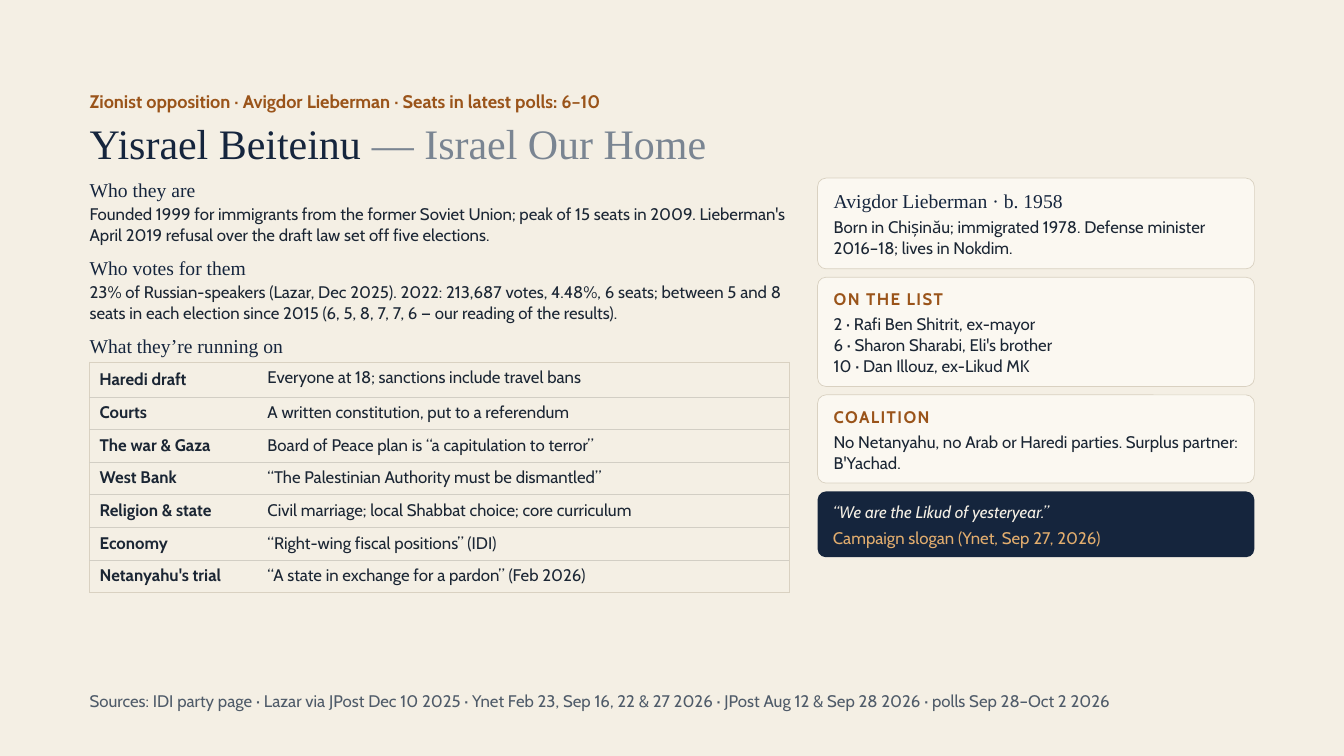
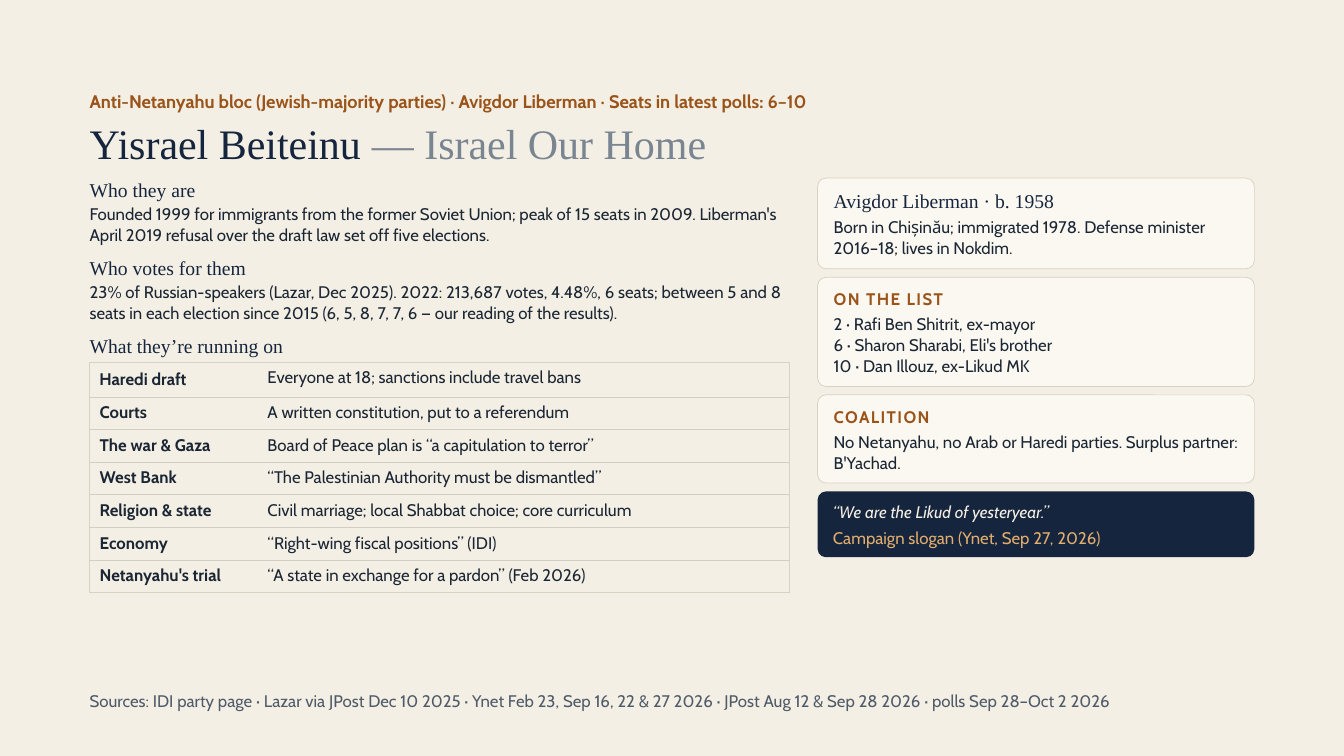
Before and after one commit to RavBogard/israelielection, a slide deck: slide 24 of public/teach/session-1-deck.pptx. Drawn at 1344x756 pixels with LibreOffice and Linux fonts; fonts in the diff are those of the drawing. Boxes give left, top, right and bottom in pixels: in the first picture for what was removed or moved away, otherwise in the second. Text is boxed around its words. In the diff, an @@ line names an element or a change of style, - is before the commit and + after.

```diff
--- a/public/teach/session-1-deck.pptx
+++ b/public/teach/session-1-deck.pptx
@@ text at box(90, 94, 807, 113): text changed @@
-Zionist opposition · Avigdor Lieberman · Seats in latest polls: 6–10
+Anti-Netanyahu bloc (Jewish-majority parties) · Avigdor Liberman · Seats in latest polls: 6–10
@@ text at box(90, 207, 777, 245): text changed @@
-Founded 1999 for immigrants from the former Soviet Union; peak of 15 seats in 2009. Lieberman's April 2019 refusal over the draft law set off five elections.
+Founded 1999 for immigrants from the former Soviet Union; peak of 15 seats in 2009. Liberman's April 2019 refusal over the draft law set off five elections.
@@ text at box(834, 194, 1054, 213): text changed @@
-Avigdor Lieberman · b. 1958
+Avigdor Liberman · b. 1958
```
Also in this commit, not shown: 10 other slides changed, 3 other files.
